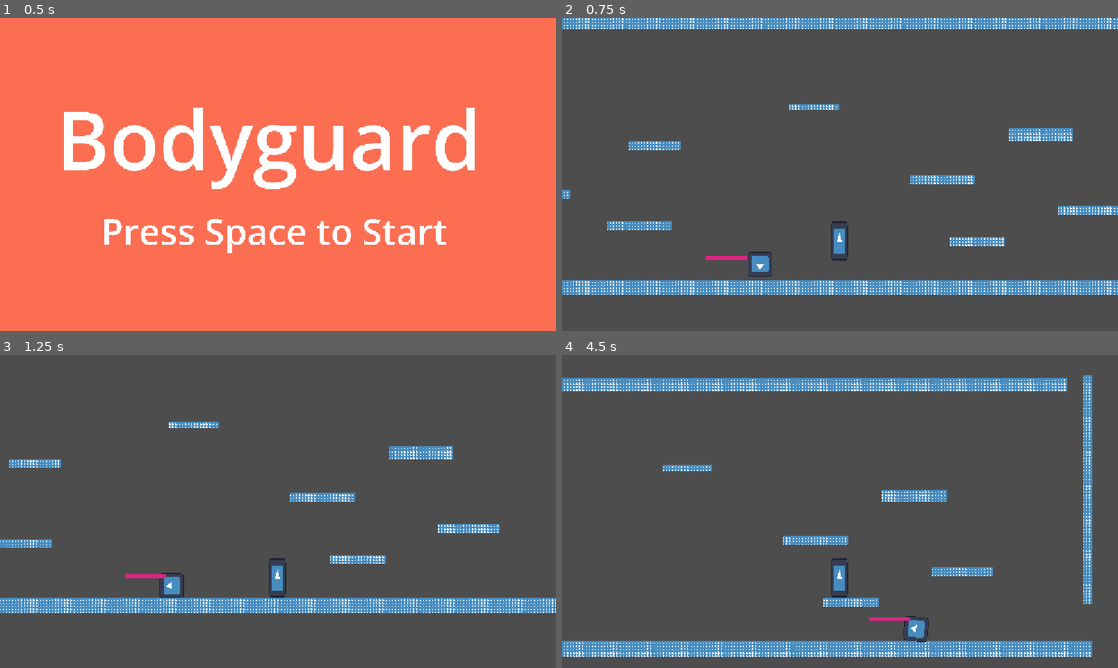
Above: before the commit, frames 1-4 (two rows, left to right).
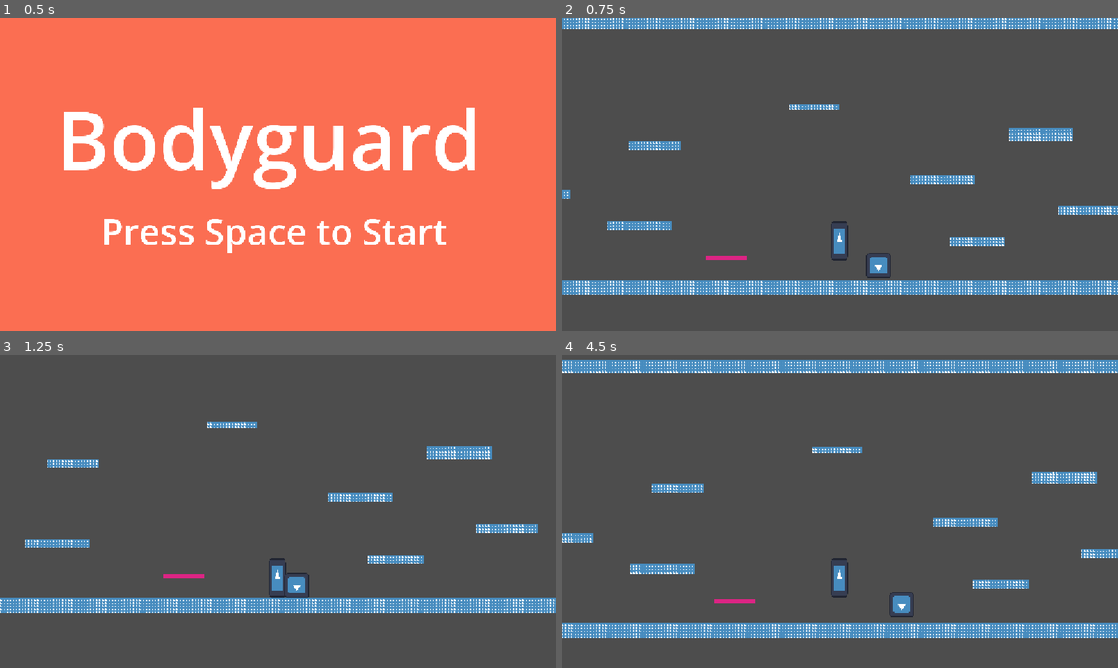
Above: after the commit, the same moments.

Repository: t0Ph4TT3R/Jame-Gam-Game-Jam-Game
Game: Godot game, scene res://Scenes/main_menu.tscn
Same seed, same stepped clock (60 frames per second), same inputs: the game is played once before the commit and once after it. The engine's default icon, where the game draws it, is replaced by a stand-in: a white triangle on a blue panel in a dark square.
Inputs:
- Up to frame 1 (0.5 s): no input
- Up to frame 2 (0.75 s): tap Space (select) at 0.5, 0.6 s; hold D (move_right) from 0.53 s (still down)
- Up to frame 3 (1.25 s): keep holding D (move_right); tap W (jump) at 0.77 s
- Up to frame 4 (4.5 s): tap Shift (dash) at 1.35, 3.6 s; tap W (jump) at 1.52, 3.02, 3.77 s; tap Space (select) at 1.55, 2.1, 2.85, 3.8, 4.35 s; release D (move_right) at 2.03 s; hold A (move_left) 2.03-2.78 s; hold D (move_right) 2.78-4.28 s; hold A (move_left) from 4.28 s (still down)

Frame 1 is identical in both runs. In frame 2, 0.4% of the frame differs, in the area x 33-60%, y 74-84%; in frame 3, 5.3%; in frame 4, 23%, in the area x 0-100%, y 1-97%.
Error after the commit: Invalid access to property or key 'name' on a base object of type 'null instance'. (res://Scripts/game.gd:19)

Commit message:
More Projectile collision and trying to start and end the game

Diff:
--- a/Scenes/game.tscn
+++ b/Scenes/game.tscn
@@ -4,12 +4,8 @@
 [ext_resource type="Script" uid="uid://c6riitl5p78fi" path="res://Scripts/game.gd" id="1_wrm1d"]
 [ext_resource type="PackedScene" uid="uid://dm8ffv2uy8kjq" path="res://Scenes/player.tscn" id="2_wrm1d"]
 [ext_resource type="PackedScene" uid="uid://bubjjq2bxyoc4" path="res://Scenes/innocent.tscn" id="4_3dryh"]
-
-[ext_resource type="Script" uid="uid://54adfnq6u5ye" path="res://Scripts/main_menu.gd" id="5_wowpa"]
-
 [ext_resource type="Script" uid="uid://cacd35pf1drri" path="res://Scripts/projectile.gd" id="5_wowpa"]
-[ext_resource type="Script" uid="uid://c0g11wxoc5kvh" path="res://Scenes/collision1.gd" id="6_i6g32"]
-
+[ext_resource type="PackedScene" uid="uid://drlb38b65cenq" path="res://Scenes/projectile.tscn" id="6_i6g32"]
 
 [sub_resource type="TileSetAtlasSource" id="TileSetAtlasSource_3dryh"]
 texture = ExtResource("1_qxrlw")
@@ -83,9 +79,6 @@
 physics_layer_0/collision_layer = 1
 sources/0 = SubResource("TileSetAtlasSource_3dryh")
 
-[sub_resource type="RectangleShape2D" id="RectangleShape2D_eqhrp"]
-size = Vector2(183.25, 12.5)
-
 [node name="Game" type="Node" unique_id=1530426008]
 script = ExtResource("1_wrm1d")
 
@@ -107,8 +100,7 @@
 
 [node name="Innocent" parent="." unique_id=279271102 instance=ExtResource("4_3dryh")]
 unique_name_in_owner = true
-position = Vector2(-183, 12)
-
+position = Vector2(431, 18)
 
 [node name="textTimer" type="Timer" parent="." unique_id=1413627475]
 
@@ -195,25 +187,4 @@
 scale = Vector2(0.83371055, 1.0672204)
 color = Color(0.9825701, 0.43003476, 0.32027578, 1)
 
-[node name="AnimatableBody2D" type="AnimatableBody2D" parent="." unique_id=420333838]
-script = ExtResource("5_wowpa")
-move_direction = "right"
-
-[node name="CollisionShape2D" type="CollisionShape2D" parent="AnimatableBody2D" unique_id=641698866]
-position = Vector2(-436, 1)
-shape = SubResource("RectangleShape2D_eqhrp")
-
-[node name="ColorRect" type="ColorRect" parent="AnimatableBody2D" unique_id=1804552609]
-offset_left = -544.0
-offset_top = -12.0
-offset_right = -330.0
-offset_bottom = 10.0
-color = Color(0.8609641, 0.14036027, 0.5172955, 1)
-metadata/_edit_use_anchors_ = true
-
-[node name="Area2D" type="Area2D" parent="AnimatableBody2D" unique_id=79379373]
-script = ExtResource("6_i6g32")
-
-[node name="CollisionShape2D" type="CollisionShape2D" parent="AnimatableBody2D/Area2D" unique_id=75612527]
-position = Vector2(-436, 1)
-shape = SubResource("RectangleShape2D_eqhrp")
+[node name="Projectile" parent="." unique_id=1870264944 instance=ExtResource("6_i6g32")]
--- a/Scenes/projectile.tscn
+++ b/Scenes/projectile.tscn
@@ -1,32 +1,36 @@
 [gd_scene format=3 uid="uid://drlb38b65cenq"]
 
-[ext_resource type="Script" uid="uid://c4371bhjhoa4c" path="res://Scripts/Missle.gd" id="1_yr2qt"]
-[ext_resource type="Texture2D" uid="uid://4q335xxs2p" path="res://Assets/icon.svg" id="2_tl4hk"]
+[ext_resource type="Script" uid="uid://cacd35pf1drri" path="res://Scripts/projectile.gd" id="1_f8cdk"]
 
-[sub_resource type="CapsuleShape2D" id="CapsuleShape2D_4pdhp"]
-radius = 11.0
-height = 120.0
+[sub_resource type="CapsuleShape2D" id="CapsuleShape2D_tl4hk"]
+radius = 7.0
+height = 201.0
 
-[sub_resource type="SpriteFrames" id="SpriteFrames_4e2jx"]
-animations = [{
-"frames": [{
-"duration": 1.0,
-"texture": ExtResource("2_tl4hk")
-}],
-"loop": 1,
-"name": &"default",
-"speed": 5.0
-}]
+[sub_resource type="CapsuleShape2D" id="CapsuleShape2D_yr2qt"]
+height = 220.0
 
-[node name="Missle" type="Area2D" unique_id=1991523110]
-script = ExtResource("1_yr2qt")
+[node name="Projectile" type="AnimatableBody2D" unique_id=1870264944]
+script = ExtResource("1_f8cdk")
+move_direction = "right"
 
-[node name="CollisionShape2D" type="CollisionShape2D" parent="." unique_id=1637700093]
-shape = SubResource("CapsuleShape2D_4pdhp")
+[node name="CollisionShape2D" type="CollisionShape2D" parent="." unique_id=1602614067]
+position = Vector2(-436.5, 0)
+rotation = 1.5707964
+shape = SubResource("CapsuleShape2D_tl4hk")
 
-[node name="AnimatedSprite2D" type="AnimatedSprite2D" parent="." unique_id=535227464]
-position = Vector2(0.5, 0)
-scale = Vector2(0.1640625, 1)
-sprite_frames = SubResource("SpriteFrames_4e2jx")
+[node name="ColorRect" type="ColorRect" parent="." unique_id=655147053]
+offset_left = -544.0
+offset_top = -12.0
+offset_right = -330.0
+offset_bottom = 10.0
+color = Color(0.8609641, 0.14036027, 0.5172955, 1)
+metadata/_edit_use_anchors_ = true
 
-[connection signal="area_entered" from="." to="." method="_on_area_entered"]
+[node name="Area2D" type="Area2D" parent="." unique_id=2121985631]
+
+[node name="CollisionShape2D" type="CollisionShape2D" parent="Area2D" unique_id=949819609]
+position = Vector2(-436, -1)
+rotation = 1.5707964
+shape = SubResource("CapsuleShape2D_yr2qt")
+
+[connection signal="body_entered" from="Area2D" to="." method="_on_area_2d_body_entered"]
--- a/Scripts/Missle.gd
+++ /dev/null
@@ -1,17 +0,0 @@
-extends Area2D
-
-@export var Projectile: Resource = null
-
-# Called when the node enters the scene tree for the first time.
-func _ready() -> void:
-	pass # Replace with function body.
-
-
-# Called every frame. 'delta' is the elapsed time since the previous frame.
-func _process(delta: float) -> void:
-	pass
-
-
-func _on_area_entered(body) -> void:
-	if body.has_method("innocent"):
-		global.game_over = true
--- a/Scripts/game.gd
+++ b/Scripts/game.gd
@@ -1,6 +1,8 @@
 extends Node
 
 var game_over = false
+
+var missile = preload("res://Scenes/projectile.tscn").instantiate()
 
 # Called when the node enters the scene tree for the first time.
 func _ready() -> void:
@@ -11,5 +13,8 @@
 func _process(delta: float) -> void:
 	if game_over:
 		get_tree().change_scene_to_file("res://Scenes/game.tscn")
+		print("gam over")
+	#for missile.missileID in missiles:
+
 	if Input.is_action_just_pressed("select") and get_tree().get_current_scene().name == "game":
 		pass
--- a/Scripts/missle.tres
+++ /dev/null
@@ -1,6 +0,0 @@
-[gd_resource type="Resource" script_class="PlayerControls" format=3 uid="uid://com5dvtln4jik"]
-
-[ext_resource type="Script" uid="uid://cacd35pf1drri" path="res://Scripts/projectile.gd" id="1_bo8me"]
-
-[resource]
-script = ExtResource("1_bo8me")
--- a/Scripts/player.gd
+++ b/Scripts/player.gd
@@ -8,6 +8,9 @@
 var air_dash = false
 
 var facing_right = true
+
+func player():
+	pass
 
 func _process(delta: float) -> void:
 	if $DashTimer.is_stopped():
--- a/Scripts/projectile.gd
+++ b/Scripts/projectile.gd
@@ -1,7 +1,12 @@
-class_name Projectile extends AnimatableBody2D
+class_name Projectiles extends Node2D
 
 @export var danger_level: int = 5
 @export var move_direction: String
+@export var missileID: int
+@export var gone := false
+
+#var missile = preload("res://Scenes/projectile.tscn").instance()
+
 var speed = 400
 var firstime = true
 #@export var something := ""
@@ -17,3 +22,20 @@
 		position.y += delta * speed
 	else:
 		position.y -= delta * speed
+
+
+
+
+
+
+
+
+
+func _on_area_2d_body_entered(body: Node2D) -> void:
+	if body.has_method("innocent"):
+		global.game_over = true
+	if body.has_method("player"):
+		print("im ded")
+		global.missile.gone = true
+		remove_child(global.missile)
+		add_child(global.missile)
Not shown, removed: Scripts/Missle.gd.uid
